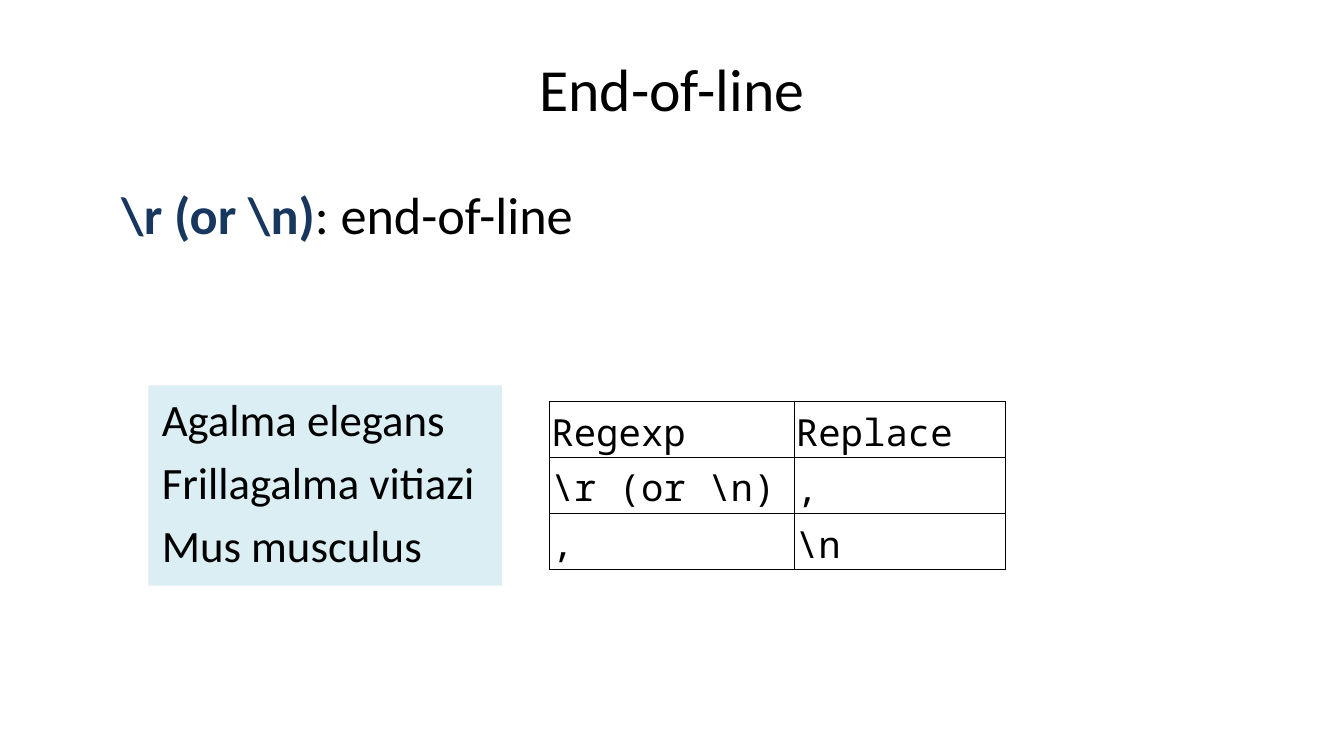
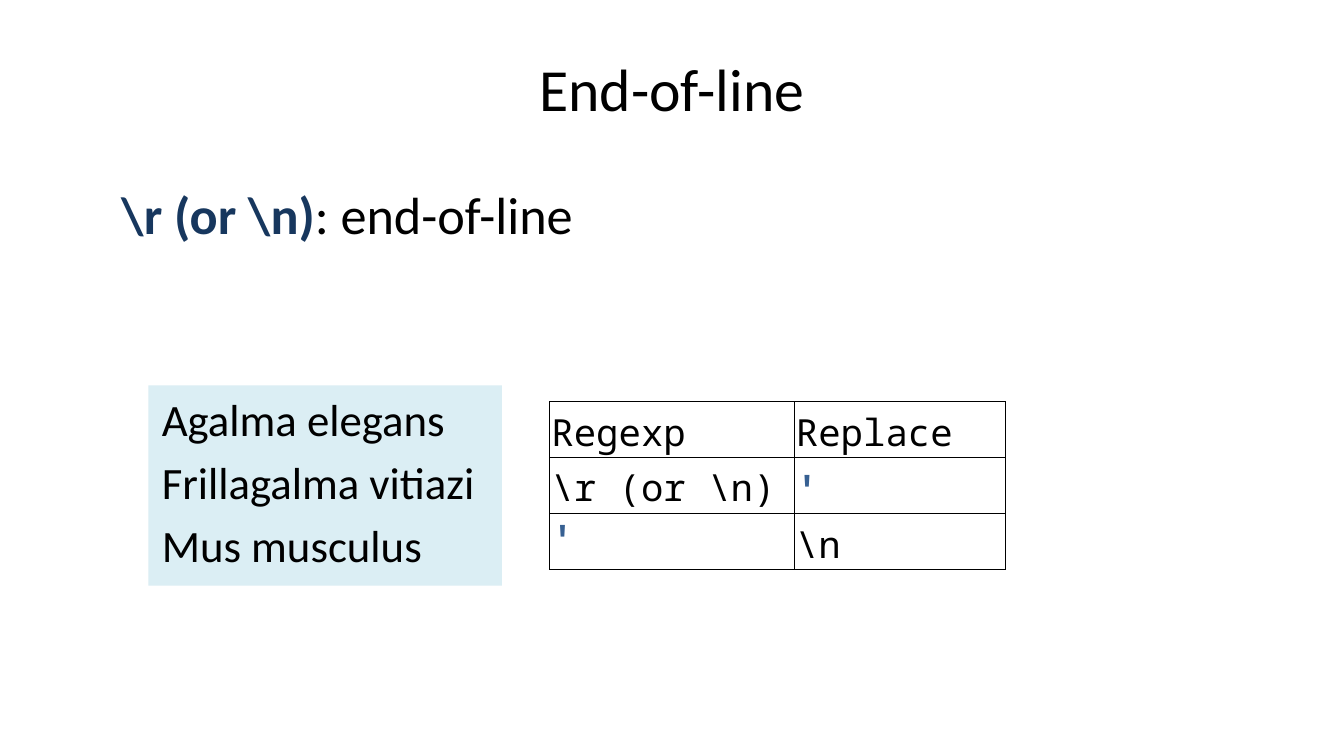
Before and after one commit to liu3zhenlab/teaching, a slide deck: slide 10 of PLPTH813Bioinformatis/2025/2_lab/lab01_Excel_regex_vi.pptx. Drawn at 1344x756 pixels with LibreOffice and Linux fonts; fonts in the diff are those of the drawing. Boxes give left, top, right and bottom in pixels: in the first picture for what was removed or moved away, otherwise in the second. Text is boxed around its words. In the diff, an @@ line names an element or a change of style, - is before the commit and + after.

```diff
--- a/PLPTH813Bioinformatis/2025/2_lab/lab01_Excel_regex_vi.pptx
+++ b/PLPTH813Bioinformatis/2025/2_lab/lab01_Excel_regex_vi.pptx
@@ table at [550,402,1005,570] @@
-row 2, column 2: ,
+row 2, column 2: '
-row 3, column 1: ,
+row 3, column 1: '
```
Also in this commit, not shown: 1 other slide changed.
